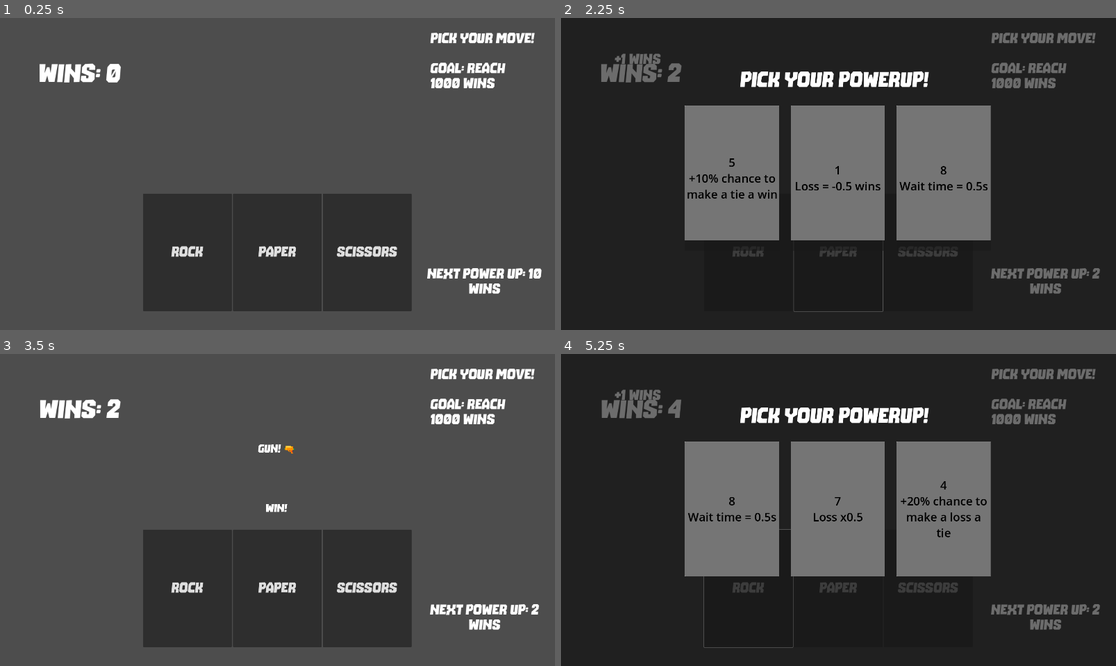
Above: before the commit, frames 1-4 (two rows, left to right).
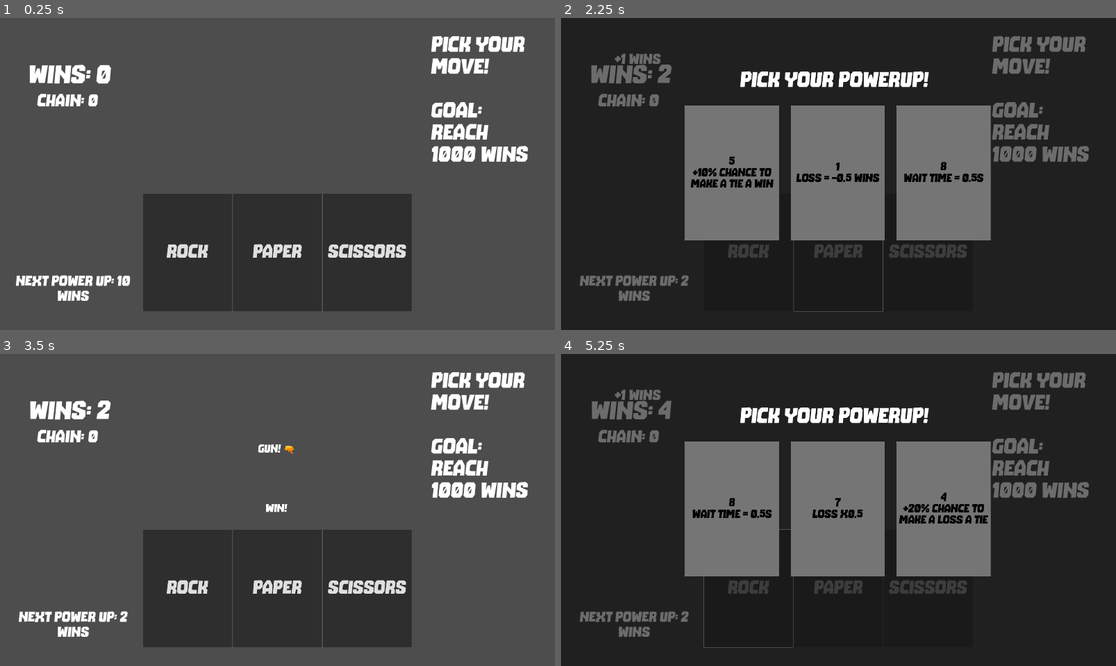
Above: after the commit, the same moments.

Repository: cinpear/rock-paper-scissors-shoot
Game: Godot game, scene res://control.tscn
The game is run twice, just before and just after one commit, with the same random seed, the same clock (stepped at 60 frames per second) and the same inputs.
Inputs:
- Up to frame 1 (0.25 s): no input
- Up to frame 2 (2.25 s): click "Rock" at 0.5 s; tap Enter at 1.25 s; click "Paper" at 2 s
- Up to frame 3 (3.5 s): click "5 +10% chance to make a tie a…" at 2.75 s
- Up to frame 4 (5.25 s): click "Scissors" at 3.5 s; click "Rock" at 5 s

The runs differ from the first frame. In frame 1, 6.1% of the frame differs, in the area x 2-98%, y 4-91%; in frame 2, 7.0%, in the area x 3-98%, y 4-91%; in frame 3, 6.1%; in frame 4, 6.7%.

Commit message:
font + funky animation

Diff:
--- a/control.gd
+++ b/control.gd
@@ -57,6 +57,8 @@
 	else:
 		$game/updateLabel.text = "+" + str(num) + " wins"
 	$game/updateLabel/AnimationPlayer.play("winUpdate")
+	if global.chainBonus:
+		$game/chainLabel.text = "Chain: " + str(chainWin)
 
 # Chose rock
 func _on_button_pressed() -> void:
--- a/control.tscn
+++ b/control.tscn
@@ -136,29 +136,29 @@
 layout_mode = 2
 size_flags_horizontal = 3
 theme_override_fonts/font = ExtResource("2_v714o")
-theme_override_font_sizes/font_size = 50
+theme_override_font_sizes/font_size = 65
 text = "Rock"
 
 [node name="Button2" type="Button" parent="game/HBoxContainer"]
 layout_mode = 2
 size_flags_horizontal = 3
 theme_override_fonts/font = ExtResource("2_v714o")
-theme_override_font_sizes/font_size = 50
+theme_override_font_sizes/font_size = 65
 text = "Paper"
 
 [node name="Button3" type="Button" parent="game/HBoxContainer"]
 layout_mode = 2
 size_flags_horizontal = 3
 theme_override_fonts/font = ExtResource("2_v714o")
-theme_override_font_sizes/font_size = 50
+theme_override_font_sizes/font_size = 65
 text = "Scissors"
 
 [node name="updateLabel" type="Label" parent="game"]
 layout_mode = 0
 offset_left = 150.0
-offset_top = 85.0
+offset_top = 152.0
 offset_right = 381.0
-offset_bottom = 144.0
+offset_bottom = 211.0
 theme_override_fonts/font = ExtResource("2_v714o")
 theme_override_font_sizes/font_size = 50
 text = "+10 wins"
@@ -186,10 +186,10 @@
 
 [node name="Label" type="Label" parent="game"]
 layout_mode = 0
-offset_left = 64.0
-offset_top = 152.0
-offset_right = 489.0
-offset_bottom = 240.0
+offset_left = 30.0
+offset_top = 156.0
+offset_right = 455.0
+offset_bottom = 244.0
 theme_override_fonts/font = ExtResource("2_v714o")
 theme_override_font_sizes/font_size = 90
 text = "Wins: 0"
@@ -198,12 +198,12 @@
 
 [node name="Label2" type="Label" parent="game"]
 layout_mode = 0
-offset_left = 1489.0
-offset_top = 48.0
-offset_right = 1866.0
-offset_bottom = 413.0
-theme_override_fonts/font = ExtResource("2_v714o")
-theme_override_font_sizes/font_size = 50
+offset_left = 1492.0
+offset_top = 59.0
+offset_right = 1869.0
+offset_bottom = 512.0
+theme_override_fonts/font = ExtResource("2_v714o")
+theme_override_font_sizes/font_size = 75
 text = "Pick your move!
 
 Goal: Reach 1000 wins"
@@ -211,16 +211,28 @@
 
 [node name="Label3" type="Label" parent="game"]
 layout_mode = 0
-offset_left = 1458.0
-offset_top = 843.0
-offset_right = 1894.0
-offset_bottom = 984.0
+offset_left = 35.0
+offset_top = 868.0
+offset_right = 471.0
+offset_bottom = 1009.0
 theme_override_fonts/font = ExtResource("2_v714o")
 theme_override_font_sizes/font_size = 50
 text = "Next Power Up: 10 wins"
 horizontal_alignment = 1
 vertical_alignment = 1
 autowrap_mode = 2
+
+[node name="chainLabel" type="Label" parent="game"]
+layout_mode = 0
+offset_left = 84.0
+offset_top = 242.0
+offset_right = 384.0
+offset_bottom = 335.0
+theme_override_fonts/font = ExtResource("2_v714o")
+theme_override_font_sizes/font_size = 60
+text = "Chain: 0"
+horizontal_alignment = 1
+vertical_alignment = 1
 
 [node name="ColorRect" type="ColorRect" parent="."]
 visible = false
--- a/powerup.gd
+++ b/powerup.gd
@@ -71,6 +71,7 @@
 		global.lossAmount = -0.5
 	elif num == 2:
 		global.chainBonus = true
+		$"../game/chainLabel".visible = true
 		pass
 	elif num == 3:
 		global.gunChance = 10
--- a/powerup.tscn
+++ b/powerup.tscn
@@ -21,6 +21,7 @@
 layout_mode = 2
 size_flags_horizontal = 3
 theme_override_colors/font_color = Color(0, 0, 0, 1)
+theme_override_fonts/font = ExtResource("2_d6dq0")
 theme_override_font_sizes/font_size = 40
 text_overrun_behavior = 2
 autowrap_mode = 2
@@ -28,7 +29,6 @@
 
 [node name="ColorRect" type="ColorRect" parent="HBoxContainer/Button"]
 show_behind_parent = true
-use_parent_material = true
 clip_contents = true
 layout_mode = 0
 offset_right = 326.0
@@ -40,6 +40,7 @@
 layout_mode = 2
 size_flags_horizontal = 3
 theme_override_colors/font_color = Color(0, 0, 0, 1)
+theme_override_fonts/font = ExtResource("2_d6dq0")
 theme_override_font_sizes/font_size = 40
 text_overrun_behavior = 2
 autowrap_mode = 2
@@ -48,7 +49,6 @@
 [node name="ColorRect" type="ColorRect" parent="HBoxContainer/Button2"]
 show_behind_parent = true
 visibility_layer = 2
-use_parent_material = true
 clip_contents = true
 layout_mode = 0
 offset_right = 326.0
@@ -60,6 +60,7 @@
 layout_mode = 2
 size_flags_horizontal = 3
 theme_override_colors/font_color = Color(0, 0, 0, 1)
+theme_override_fonts/font = ExtResource("2_d6dq0")
 theme_override_font_sizes/font_size = 40
 text_overrun_behavior = 2
 autowrap_mode = 2
@@ -68,7 +69,6 @@
 [node name="ColorRect" type="ColorRect" parent="HBoxContainer/Button3"]
 show_behind_parent = true
 visibility_layer = 2
-use_parent_material = true
 clip_contents = true
 layout_mode = 0
 offset_right = 326.0
